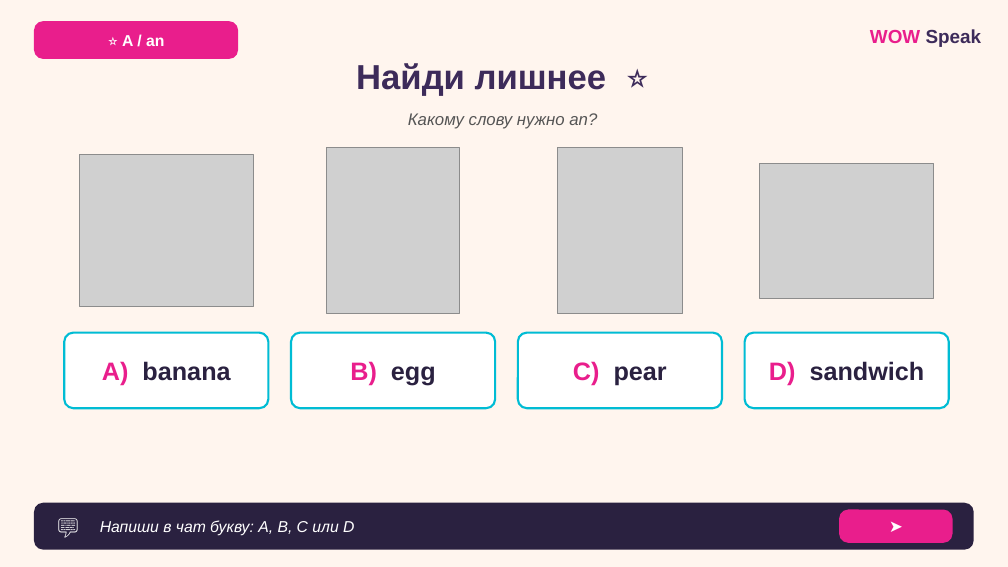
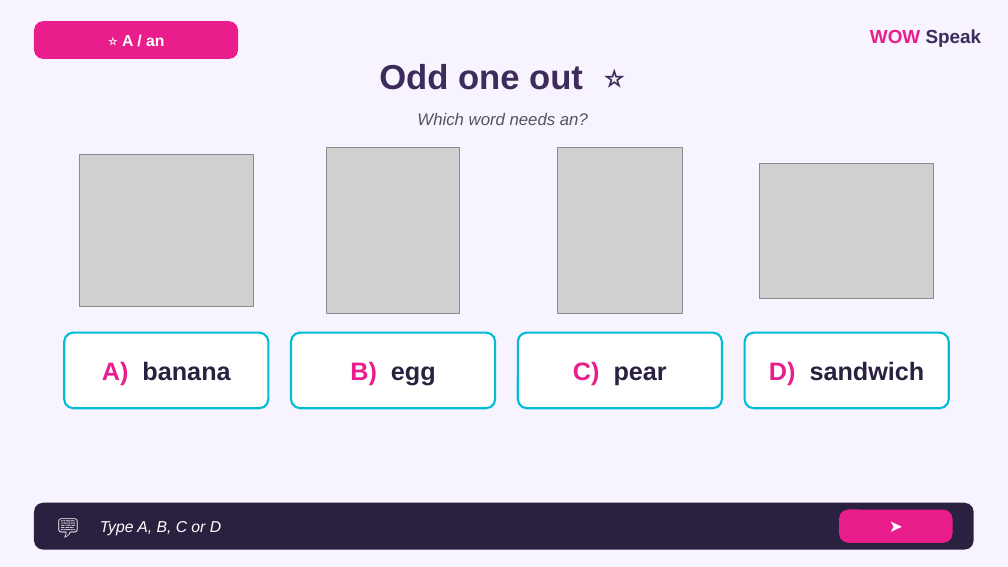
Before and after one commit to wowspeakschool-lang/classroom, a slide deck: slide 21 of vebinary/03.12_A-an/7-9/WOW_Speak_A_An_Food_7-9_LESSON.pptx (slide 20 before the commit). Drawn at 1008x567 pixels with LibreOffice and Linux fonts; fonts in the diff are those of the drawing; grey boxes stand for pictures. Boxes give left, top, right and bottom in pixels: in the first picture for what was removed or moved away, otherwise in the second. Text is boxed around its words. In the diff, an @@ line names an element or a change of style, - is before the commit and + after.

```diff
--- a/vebinary/03.12_A-an/7-9/WOW_Speak_A_An_Food_7-9_LESSON.pptx
+++ b/vebinary/03.12_A-an/7-9/WOW_Speak_A_An_Food_7-9_LESSON.pptx
@@ background #FFF5EE to #F7F3FF @@
@@ text at bbox=[379, 64, 583, 90]: text changed @@
-Найди лишнее ⭐
+Odd one out ⭐
@@ text at bbox=[417, 113, 588, 125]: text changed @@
-Какому слову нужно an?
+Which word needs an?
@@ text at bbox=[100, 521, 221, 536]: text changed @@
-Напиши в чат букву: A, B, C или D
+Type A, B, C or D
```
Also in this commit, not shown: 19 other slides changed, 4 slides added, 3 slides removed, 9 other files.
